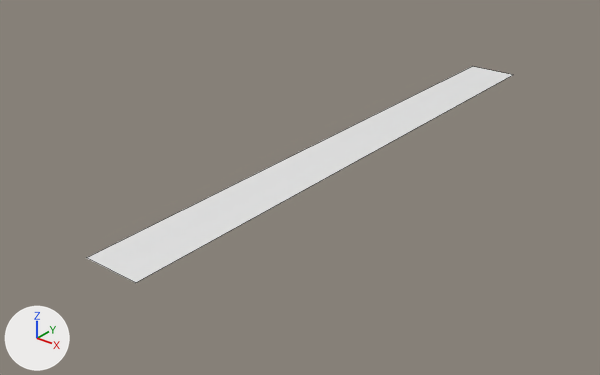
An edit to the Blender file 2013/20131124 02-01.blend, drawn before and after from the same camera.
One viewpoint serves both versions: a 50 mm lens placed at (15.6, -13.7, 11.5), pointed at (-1.0, 7.1, -1.4). The axes (+X, +Y, +Z) are drawn at lower left. The lights are the same throughout. Mesh edges are drawn as thin lines.

The older version as bpy lines, for what is in view:
```python
me_平面 = bpy.data.meshes.new('平面')
me_平面.from_pydata(...)  # 4 vertices, 1 face; spans x -1.0..1.0, y -1.0..1.0, z 0.0
# before: 0 (1.0, -1.0, 0.0) at pixel (135, 282), 1 (-1.0, -1.0, 0.0) at pixel (86, 257), 2 (1.0, 1.0, 0.0) at pixel (513, 74), 3 (-1.0, 1.0, 0.0) at pixel (472, 66)
ob_平面 = bpy.data.objects.new('平面', me_平面)
ob_平面.location = (0.0, 8.71, 0.0)
ob_平面.scale = (1.0, 10.9, 1.0)
```
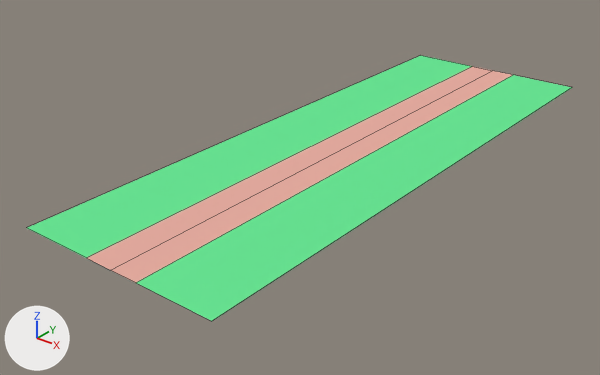
The change, as a diff of the scene's bpy script:
```diff
--- a/2013/20131124 02-01.blend.py
+++ b/2013/20131124 02-01.blend.py
@@ mat_マテリアル @@
+mat_マテリアル = diffuse_material('マテリアル')
+mat_マテリアル.base_color = (0.8, 0.419, 0.358)  # pink #e7ada1
@@ mat_マテリアル_001 @@
+mat_マテリアル_001 = diffuse_material('マテリアル.001')
+mat_マテリアル_001.base_color = (0.144, 0.8, 0.301)  # green #6ae795
@@ me_平面 @@
 me_平面.from_pydata(...)  # 4 vertices, 1 face; spans x -1.0..1.0, y -1.0..1.0, z 0.0
 # used by ob_平面; location = (0.0, 8.71, 0.0); scale = (1.0, 10.9, 1.0)
 # verts and faces of me_平面; kept vertices keep their numbers, new ones are numbered from 4
+# me_平面 part 1
+delete_vertices([1, 3])  # with the faces that use them
+verts[4] = (3.7, 1.0, 0.0)  # pixel (572, 87)
+verts[5] = (3.7, -1.0, 0.0)  # pixel (211, 321)
+verts[6] = (0.0, -1.0, 0.0)  # pixel (110, 270)
+verts[7] = (0.0, 1.0, 0.0)  # pixel (492, 70)
+faces += [(0, 2, 7, 6)]  # mat_マテリアル (pink #e7ada1)
+faces += [(0, 5, 4, 2)]  # mat_マテリアル_001 (green #6ae795)
+me_平面.materials.append(mat_マテリアル)  # pink #e7ada1
+me_平面.materials.append(mat_マテリアル_001)  # green #6ae795
@@ ob_平面 @@
 ob_平面.scale = (1.0, 10.9, 1.0)
+_m = ob_平面.modifiers.new('ミラー', 'MIRROR')
```

Changed parts and their boxes (x1, y1, x2, y2) in the pictures (600 x 375 px):
'平面', reshaped, modifiers changed (28% wider, 22% taller)
    before: (87, 66, 512, 283)
    after: (27, 55, 572, 321)
